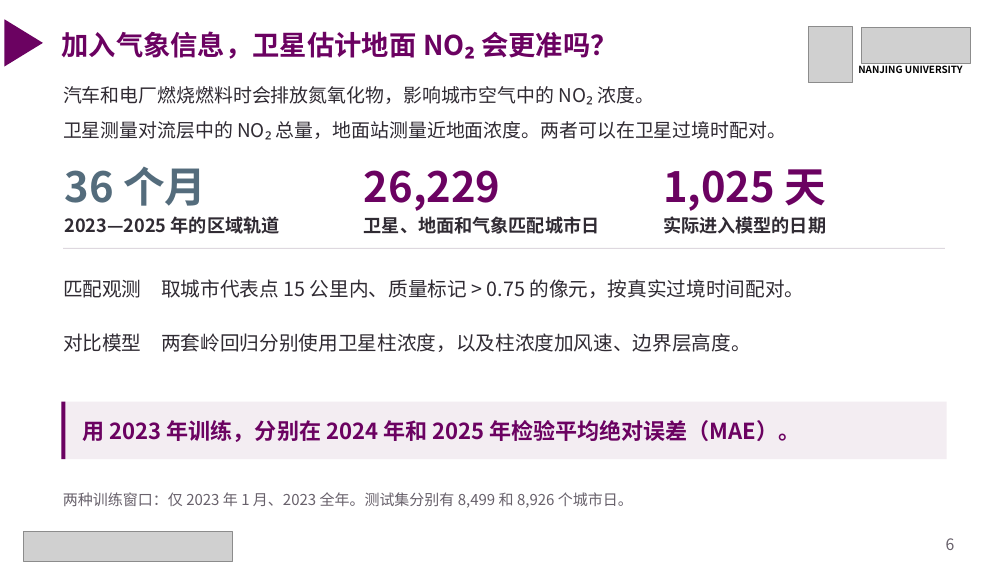
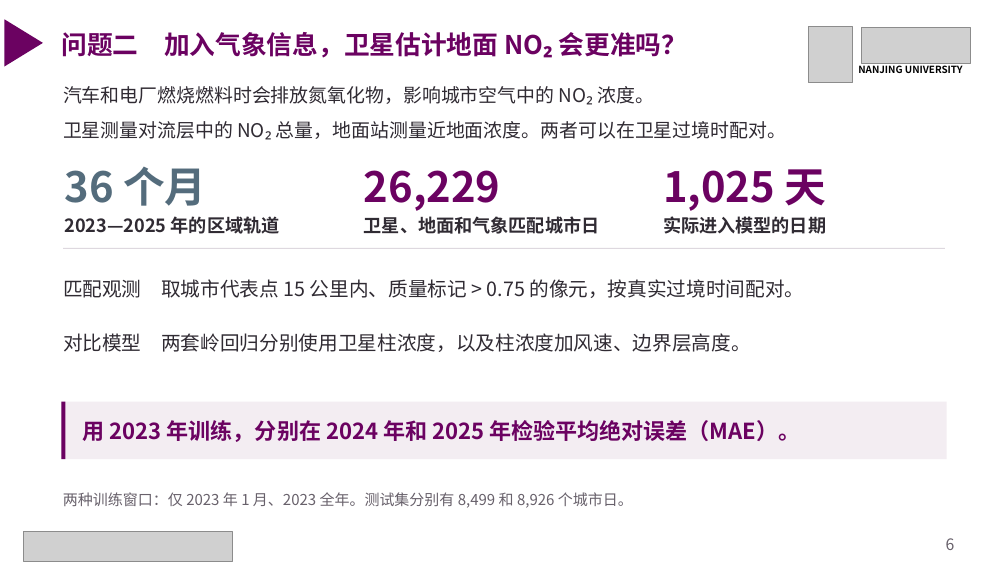
Before and after one commit to gxm-nju/china-air-pollution, a slide deck: slide 6 of docs/课堂展示.pptx. Drawn at 1008x567 pixels with LibreOffice and Linux fonts; fonts in the diff are those of the drawing; grey boxes stand for pictures. Boxes give left, top, right and bottom in pixels: in the first picture for what was removed or moved away, otherwise in the second. Text is boxed around its words. In the diff, an @@ line names an element or a change of style, - is before the commit and + after.

Commit message:
为课堂展示补全研究问题编号并精简提交材料入口

```diff
--- a/docs/课堂展示.pptx
+++ b/docs/课堂展示.pptx
@@ text at <box>61,32,687,58</box>: text changed; size 26 to 24.5 pt @@
-加入气象信息，卫星估计地面 NO₂ 会更准吗？
+问题二 加入气象信息，卫星估计地面 NO₂ 会更准吗？
```
Also in this commit, not shown: 9 other slides changed, 5 other files.
